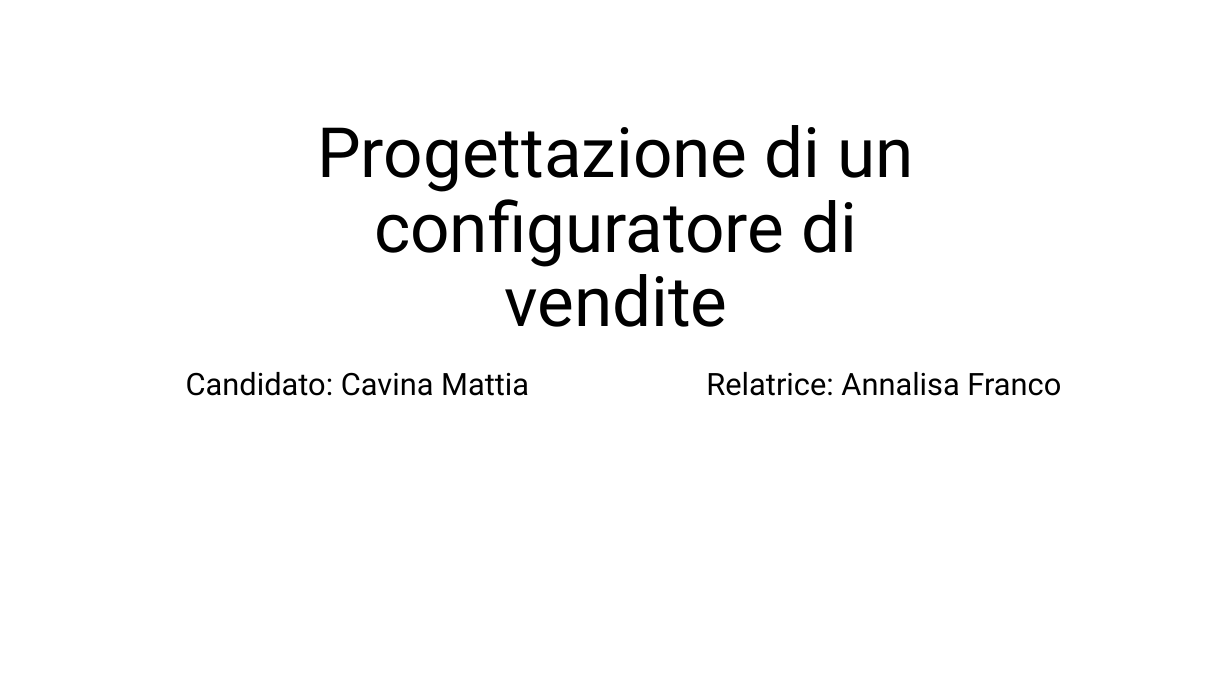
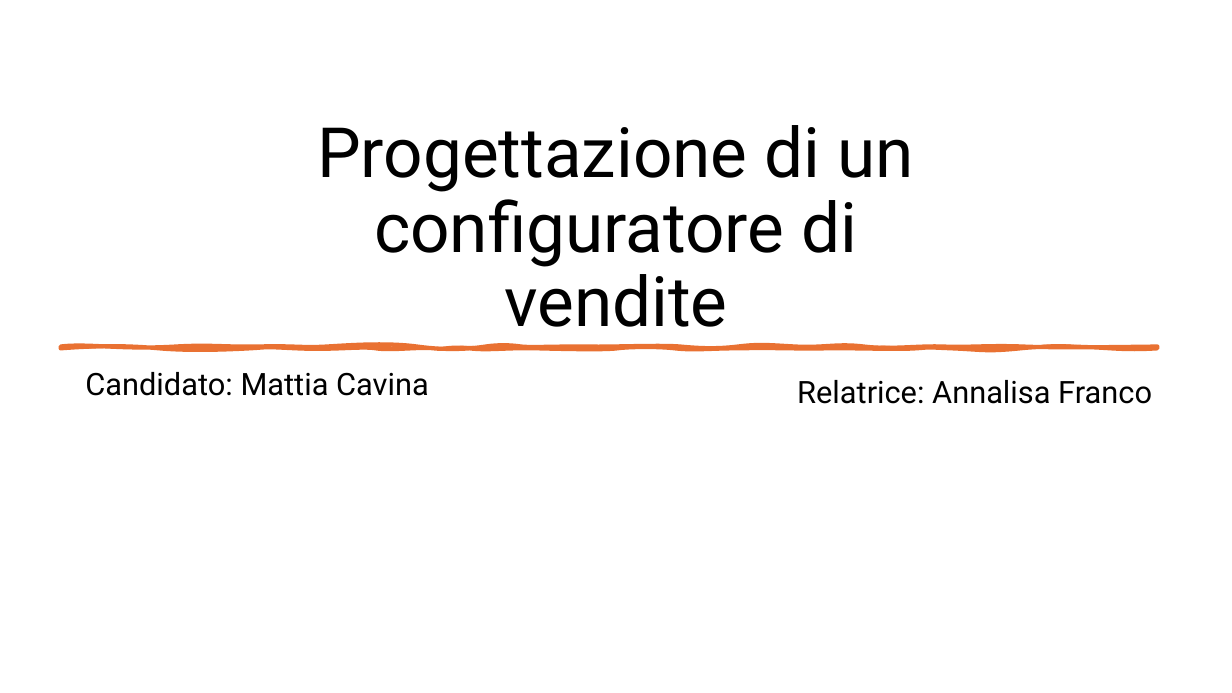
Before and after one commit to Cav95/Tesi_Triennale, a slide deck: slide 1 of Slide/Configuratore di prodotto per le vendite.pptx. Drawn at 1232x693 pixels with LibreOffice and Linux fonts; fonts in the diff are those of the drawing. Boxes give left, top, right and bottom in pixels: in the first picture for what was removed or moved away, otherwise in the second. Text is boxed around its words. In the diff, an @@ line names an element or a change of style, - is before the commit and + after.

```diff
--- a/Slide/Configuratore di prodotto per le vendite.pptx
+++ b/Slide/Configuratore di prodotto per le vendite.pptx
@@ freeform shape added at bbox=[61, 347, 1158, 348], fill #E97132, outline #E97132 3.25 pt @@
@@ subtitle at bbox=[85, 372, 429, 396]: text changed @@
-Candidato: Cavina Mattia
+Candidato: Mattia Cavina
@@ text "Relatrice: Annalisa Franco": place and size @@
-text "Relatrice: Annalisa Franco" at bbox=[706, 372, 1061, 396]
+text "Relatrice: Annalisa Franco" at bbox=[797, 380, 1152, 404]
```
Also in this commit, not shown: 9 other slides changed, 1 other file.
